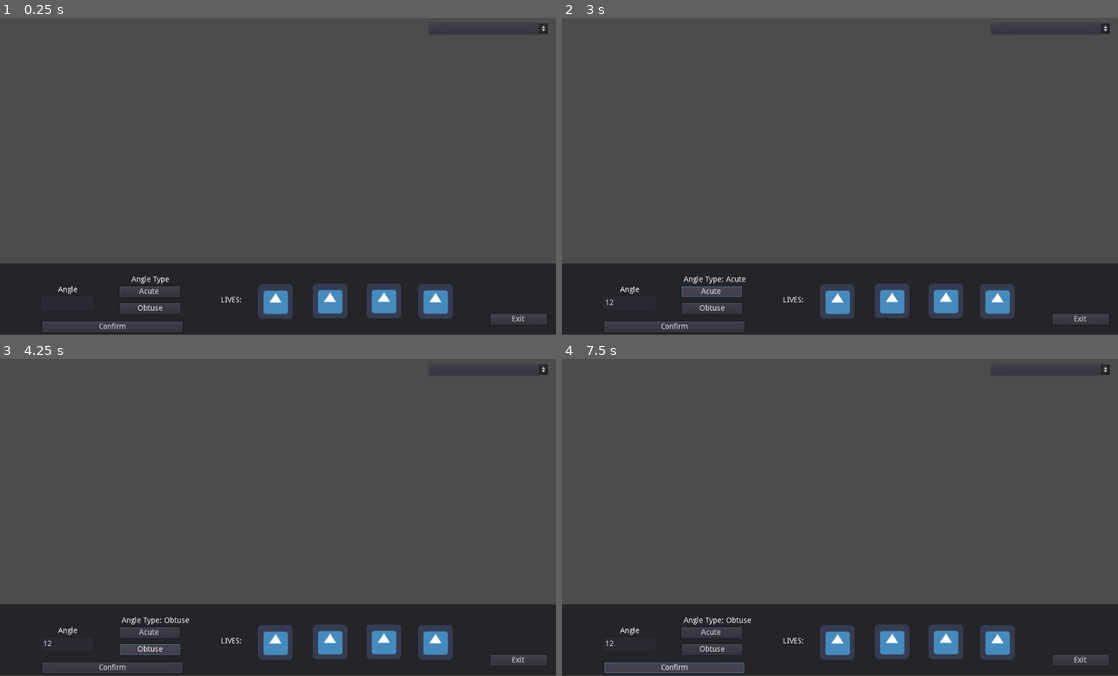
Above: before the commit, frames 1-4 (two rows, left to right).
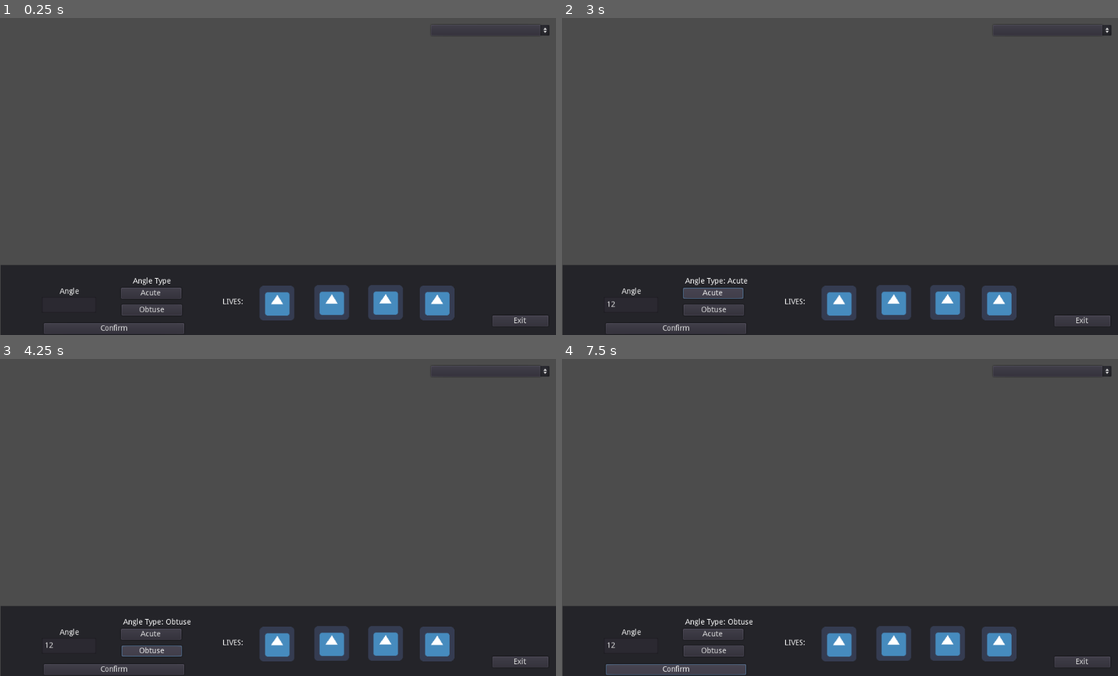
Above: after the commit, the same moments.

Repository: deserthawk57/MP-DLSU-Gr.4
Game: Godot game, scene res://User_Interface.tscn
The game is run twice, just before and just after one commit, with the same random seed, the same clock (stepped at 60 frames per second) and the same inputs. Before the commit the project has no main scene; this scene is started directly in both runs. The engine's default icon, where the game draws it, is replaced by a stand-in: a white triangle on a blue panel in a dark square.
Inputs (mouse positions are in pixels of both pictures, inside the frame that each line leads up to):
- Up to frame 1 (0.25 s): no input
- Up to frame 2 (3 s): click (628, 303) at 0.52 s; type "12" at 0.6 s; click "Confirm" at 1.25 s; click "Confirm" at 2 s; click "Acute" at 2.75 s
- Up to frame 3 (4.25 s): click "Obtuse" at 3.5 s
- Up to frame 4 (7.5 s): click "Acute" at 4.25 s; click "Obtuse" at 5 s; click "Acute" at 5.75 s; click "Obtuse" at 6.5 s; click "Confirm" at 7.25 s

The runs differ from the first frame. In frame 1, 2.7% of the frame differs, in the area x 0-100%, y 1-100%; in frame 2, 2.8%; in frame 3, 2.8%; in frame 4, 3.0%.
Error after the commit: Invalid set index 'rotation_degrees' (on base: 'null instance') with value of type 'int'. (res://Panel.gd:30)

Commit message:
Rocket_angle_changer
Added a script which changes the angle of the rocket based on the text in the angle text box

Diff:
--- /dev/null
+++ b/Main.gd
@@ -0,0 +1,7 @@
+extends Node2D
+
+var lives = global.lives
+
+func _ready():
+	pass
+	#print(get_node('/root/Main/Rocket/Rocket_Sprite').rotation_degrees )
--- /dev/null
+++ b/Main.tscn
@@ -0,0 +1,14 @@
+[gd_scene load_steps=4 format=2]
+
+[ext_resource path="res://Main.gd" type="Script" id=1]
+[ext_resource path="res://Rocket.tscn" type="PackedScene" id=2]
+[ext_resource path="res://User_Interface.tscn" type="PackedScene" id=3]
+
+[node name="Main" type="Node2D"]
+script = ExtResource( 1 )
+
+[node name="Rocket" parent="." instance=ExtResource( 2 )]
+position = Vector2( 510.127, 409.611 )
+
+[node name="Control" parent="." instance=ExtResource( 3 )]
+margin_right = 1.05263
--- a/Panel.gd
+++ b/Panel.gd
@@ -1,7 +1,6 @@
 extends Panel
 
 var angle_type
-var angle
 
 func _ready():
 	pass # Replace with function body. If it's better.
@@ -12,14 +11,20 @@
 	angle_type = 'acute'
 	$Angle_Type_Label.text = 'Angle Type: Acute'
 
-
 func _on_Obtuse_Button_pressed():
 	angle_type = 'obtuse'
 	$Angle_Type_Label.text = 'Angle Type: Obtuse'
 
 func _on_Confirm_Button_pressed():
-	angle = $Angle_Input.text
-	if int(angle) < 0 or int (angle) > 180: # error handling for negative numbers and higher than 180
+	global.angle = $Angle_Input.text
+	if int(global.angle) < 0 or int (global.angle) > 180: # error handling for negative numbers and higher than 180
 		print ('The number you have typed is not valid')
 	print(angle_type)
-	print(angle)
+	print(global.angle)
+
+func _on_Angle_Input_text_changed(text):
+	global.angle = text
+	if int(global.angle) < 0 or int (global.angle) > 180:
+		get_node('/root/Main/Rocket/Rocket_Sprite').rotation_degrees = 90 #rotation degrees from Rocket sprite in rocket scene
+	else:
+		get_node('/root/Main/Rocket/Rocket_Sprite').rotation_degrees = int(text) - 90
--- /dev/null
+++ b/Rocket.tscn
@@ -0,0 +1,8 @@
+[gd_scene load_steps=2 format=2]
+
+[ext_resource path="res://icon.png" type="Texture" id=1]
+
+[node name="Rocket" type="Node2D"]
+
+[node name="Rocket_Sprite" type="Sprite" parent="."]
+texture = ExtResource( 1 )
--- a/User_Interface.tscn
+++ b/User_Interface.tscn
@@ -12,10 +12,10 @@
 margin_bottom = 2.10529
 
 [node name="Panel" type="Panel" parent="."]
-margin_left = -3.05267
-margin_top = 465.947
-margin_right = 1023.95
-margin_bottom = 596.947
+margin_left = -0.34515
+margin_top = 468.654
+margin_right = 1026.66
+margin_bottom = 599.654
 script = ExtResource( 1 )
 
 [node name="OptionButton" type="OptionButton" parent="Panel"]
@@ -101,6 +101,7 @@
 margin_right = 338.053
 margin_bottom = 127.053
 text = "Confirm"
+[connection signal="text_changed" from="Panel/Angle_Input" to="Panel" method="_on_Angle_Input_text_changed"]
 [connection signal="pressed" from="Panel/Acute_Button" to="Panel" method="_on_Acute_Button_pressed"]
 [connection signal="pressed" from="Panel/Obtuse_Button" to="Panel" method="_on_Obtuse_Button_pressed"]
 [connection signal="pressed" from="Panel/Confirm_Button" to="Panel" method="_on_Confirm_Button_pressed"]
--- /dev/null
+++ b/global.gd
@@ -0,0 +1,8 @@
+extends Node
+
+# for storing global variables between scenes.
+var angle
+var lives
+
+func _ready():
+	pass
--- a/project.godot
+++ b/project.godot
@@ -16,7 +16,12 @@
 [application]
 
 config/name="MP Project (asteroids)"
+run/main_scene="res://Main.tscn"
 config/icon="res://icon.png"
+
+[autoload]
+
+global="*res://global.gd"
 
 [rendering]
 
